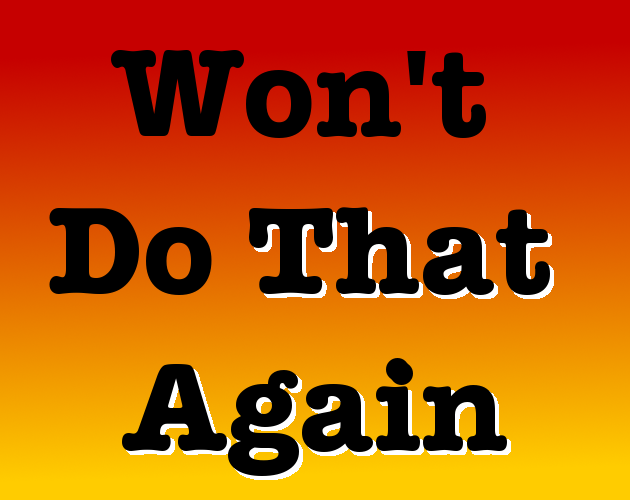
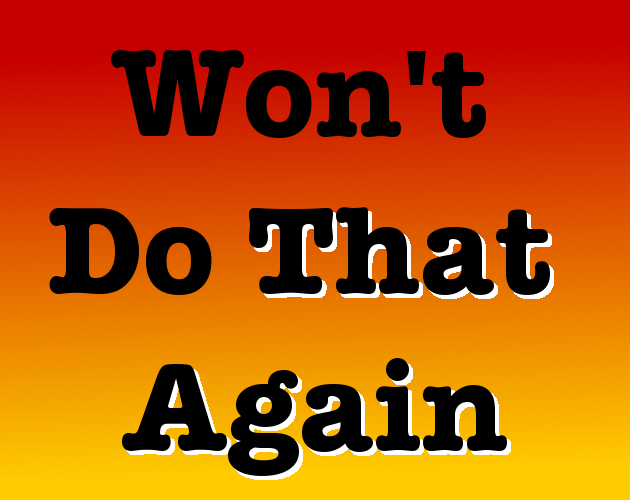
Comparing the layer stacks of the two 630 x 500 images. Changes:
painted on "Pasted Layer" over (390, 362, 413, 385)
